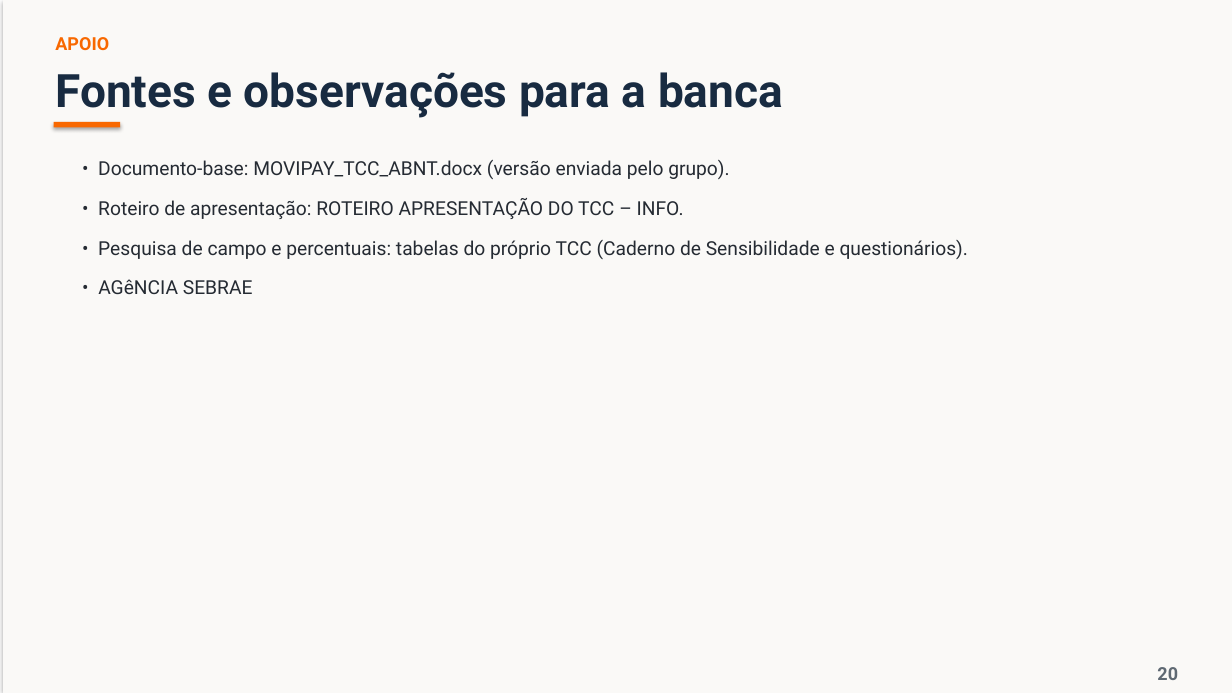
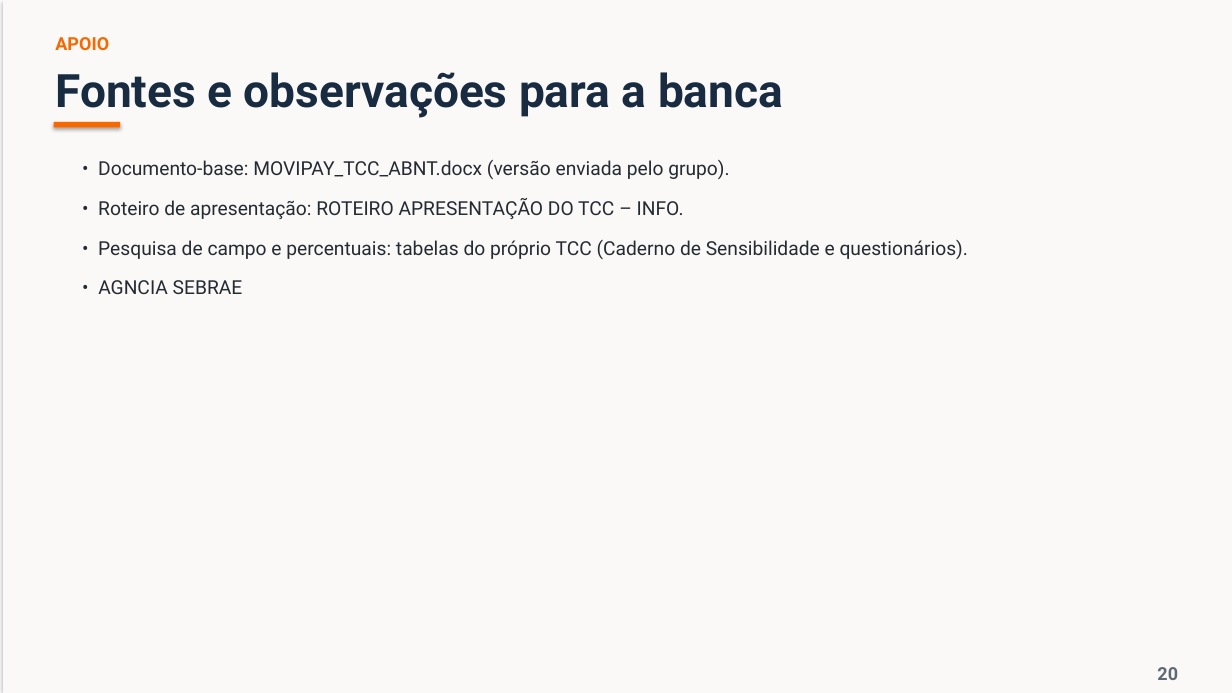
Before and after one commit to Nycollealves/documento_tcc, a slide deck: slide 19 of Apresentacao_TCC_MoviPay_Auditorio.pptx. Drawn at 1232x693 pixels with LibreOffice and Linux fonts; fonts in the diff are those of the drawing. Boxes give left, top, right and bottom in pixels: in the first picture for what was removed or moved away, otherwise in the second. Text is boxed around its words. In the diff, an @@ line names an element or a change of style, - is before the commit and + after.

```diff
--- a/Apresentacao_TCC_MoviPay_Auditorio.pptx
+++ b/Apresentacao_TCC_MoviPay_Auditorio.pptx
@@ text at [98, 280, 243, 294]: text changed @@
-• AGêNCIA SEBRAE
+• AGNCIA SEBRAE
```
Also in this commit, not shown: 8 other slides changed.
